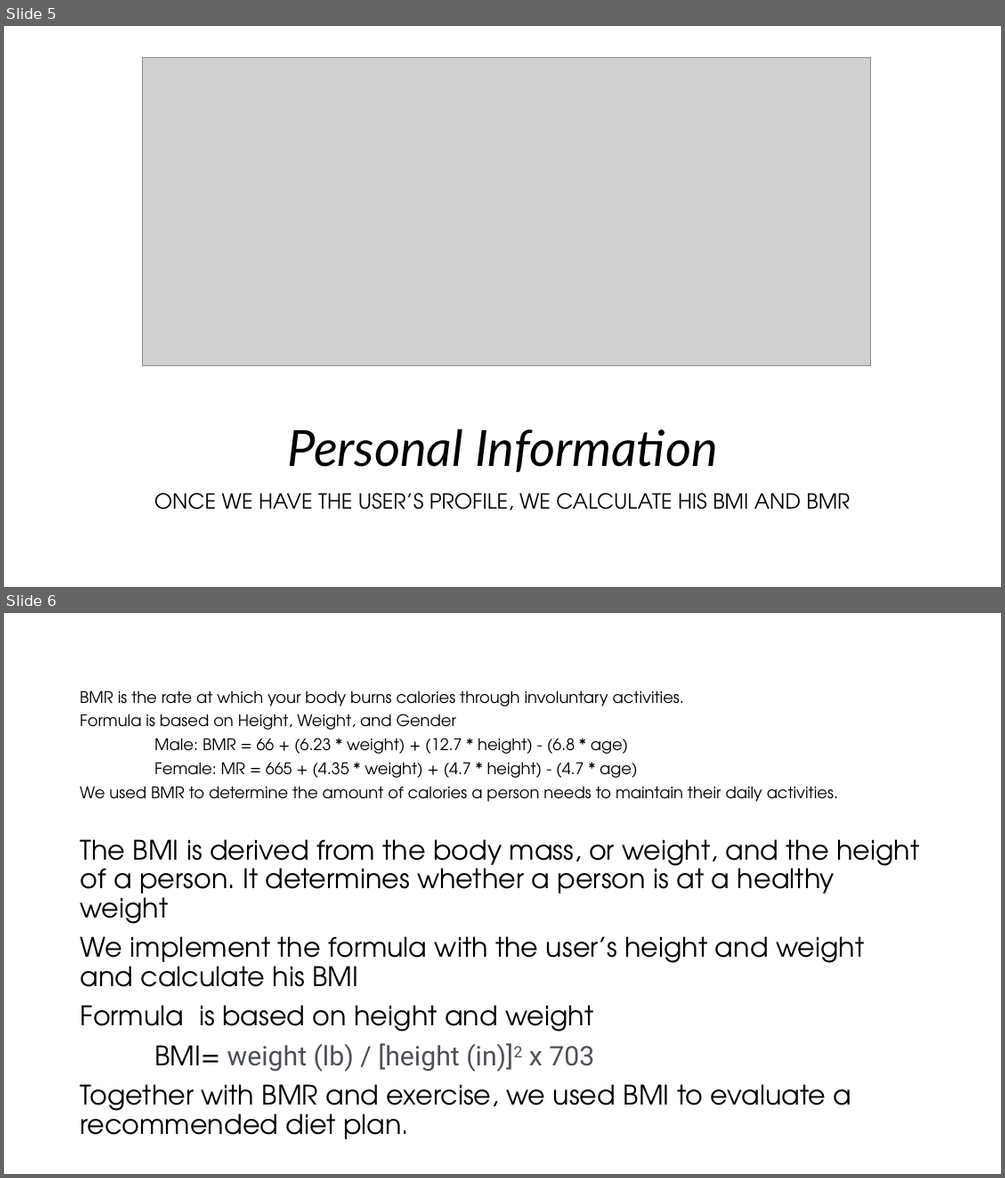
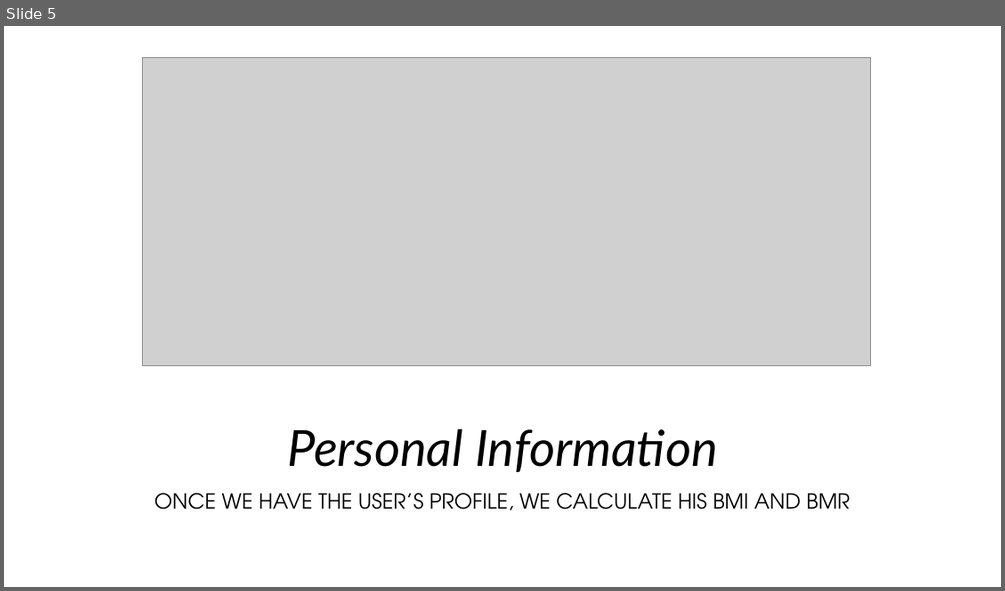
Before and after one commit to alizapeikes/CalorieCounter, a slide deck: About Calorie Counter.pptx. Shown one above the other, each under a label of ours: slides 5 and 6 before the commit, slide 5 after it. The pictures are 1005x1178 and 1005x591 pixels, drawn with LibreOffice and Linux fonts; fonts in the diff are those of the drawing; grey boxes stand for pictures. Boxes give left, top, right and bottom in pixels: in the first picture for what was removed or moved away, otherwise in the second. Text is boxed around its words. In the diff, an @@ line names an element or a change of style, - is before the commit and + after.

```diff
--- a/About Calorie Counter.pptx
+++ b/About Calorie Counter.pptx
@@ slide 6 removed at (x1=4, y1=613, x2=1001, y2=1174), background #FFFFFF; not listed: 1 template element that a slide beside it also shows @@
@@ rectangle removed at (x1=4, y1=613, x2=1001, y2=1174) @@
@@ text removed at (x1=80, y1=690, x2=838, y2=802) @@
-BMR is the rate at which your body burns calories through involuntary activities.
-Formula is based on Height, Weight, and Gender
-Male: BMR = 66 + (6.23 * weight) + (12.7 * height) - (6.8 * age)
-Female: MR = 665 + (4.35 * weight) + (4.7 * height) - (4.7 * age)
-We used BMR to determine the amount of calories a person needs to maintain their daily activities.
@@ text removed at (x1=80, y1=839, x2=919, y2=1139) @@
-The BMI is derived from the body mass, or weight, and the height of a person. It determines whether a person is at a healthy weight
-We implement the formula with the user’s height and weight and calculate his BMI
-Formula is based on height and weight
-BMI= weight (lb) / [height (in)]2 x 703
-Together with BMR and exercise, we used BMI to evaluate a recommended diet plan.
```
Also in this commit, not shown: 3 slides changed, 5 slides added, 2 other slides removed.
